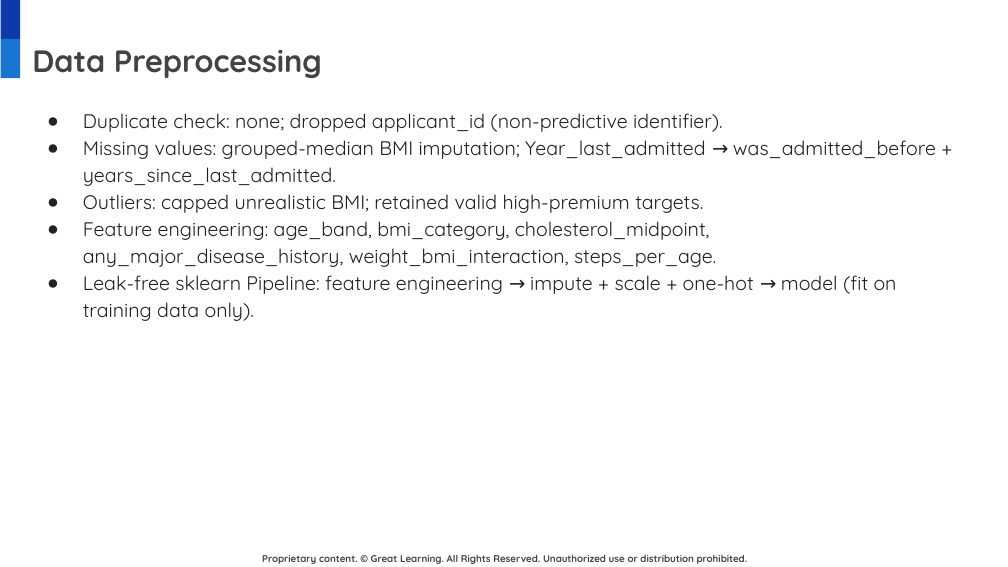
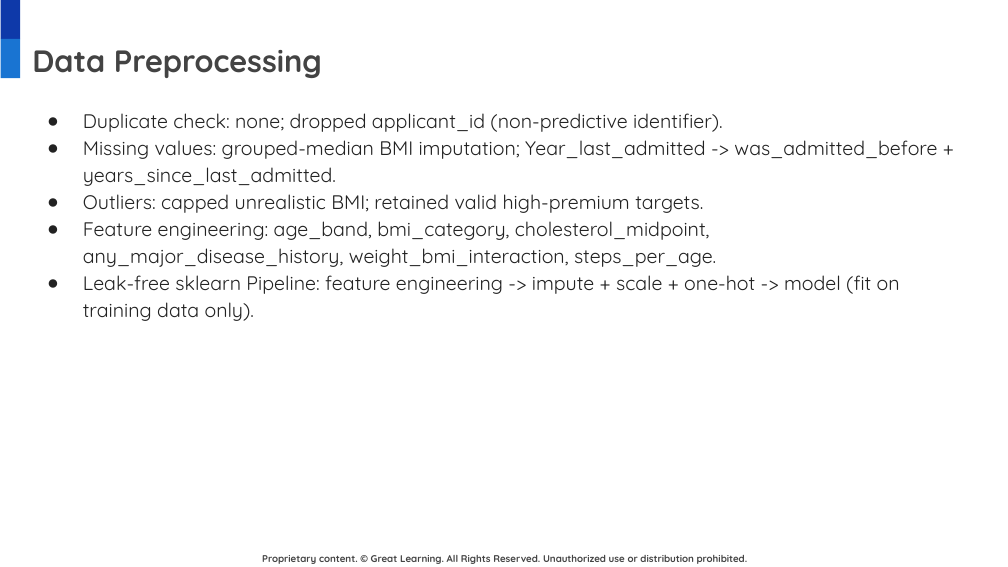
Before and after one commit to gunjan075/gl-capstone, a slide deck: slide 8 of Insurance_Price_Prediction_Final_Presentation.pptx. Drawn at 1008x567 pixels with LibreOffice and Linux fonts; fonts in the diff are those of the drawing; background and template pictures are left out. Boxes give left, top, right and bottom in pixels: in the first picture for what was removed or moved away, otherwise in the second. Text is boxed around its words. In the diff, an @@ line names an element or a change of style, - is before the commit and + after.

```diff
--- a/Insurance_Price_Prediction_Final_Presentation.pptx
+++ b/Insurance_Price_Prediction_Final_Presentation.pptx
@@ text at (83,140,937,186): text changed @@
-● Missing values: grouped-median BMI imputation; Year_last_admitted → was_admitted_before + years_since_last_admitted.
+● Missing values: grouped-median BMI imputation; Year_last_admitted -> was_admitted_before + years_since_last_admitted.
@@ text at (83,275,900,321): text changed @@
-● Leak-free sklearn Pipeline: feature engineering → impute + scale + one-hot → model (fit on training data only).
+● Leak-free sklearn Pipeline: feature engineering -> impute + scale + one-hot -> model (fit on training data only).
```
Also in this commit, not shown: 15 other slides changed, 22 other files.
